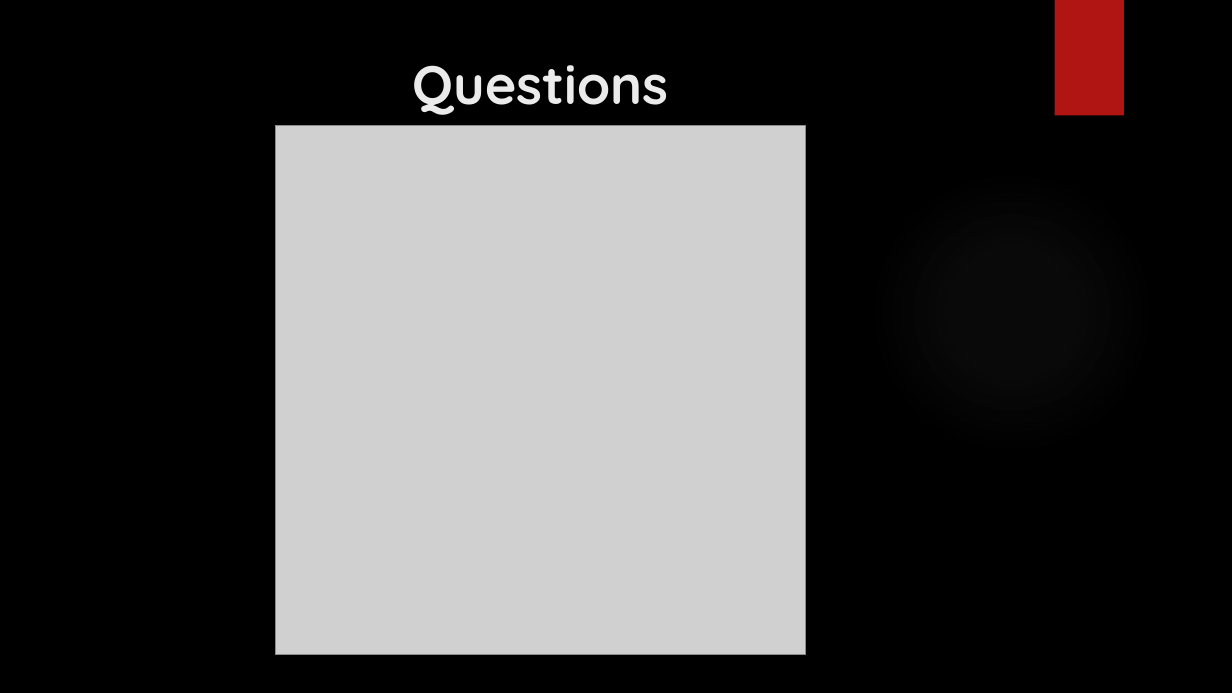
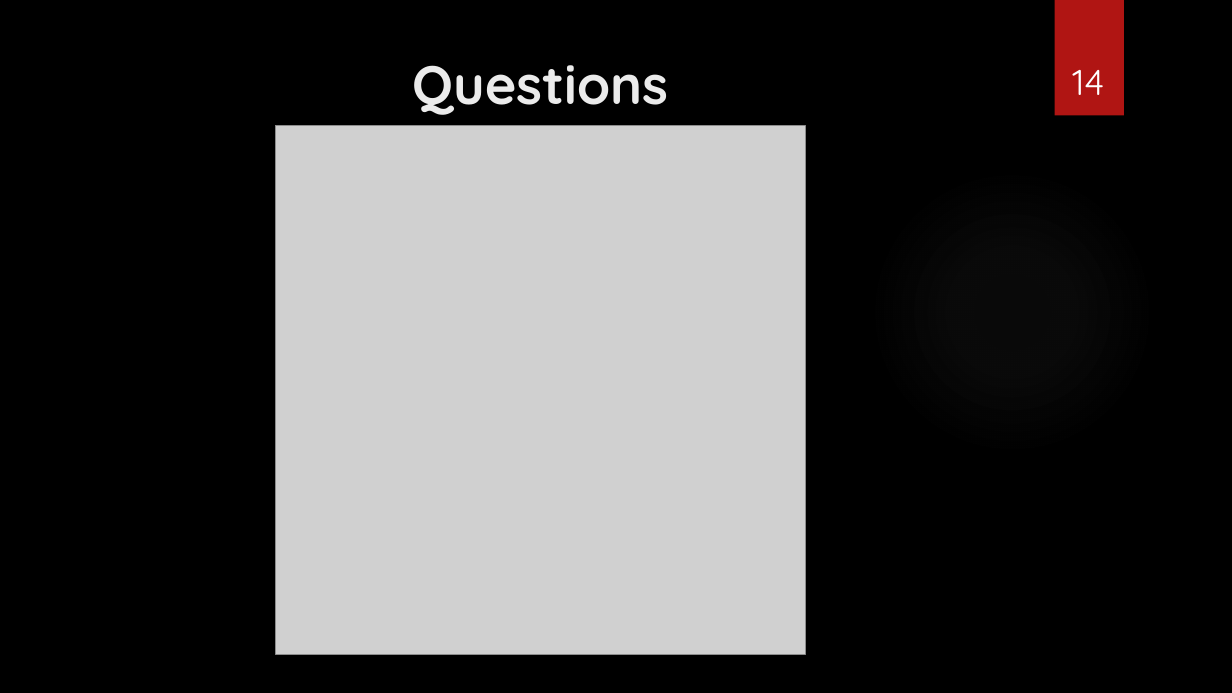
Before and after one commit to CNAM-MPIR/210_Project, a slide deck: slide 14 of Project/MPI_NPE_Presentation NFE210.pptx. Drawn at 1232x693 pixels with LibreOffice and Linux fonts; fonts in the diff are those of the drawing; grey boxes stand for pictures; background and template pictures are left out. Boxes give left, top, right and bottom in pixels: in the first picture for what was removed or moved away, otherwise in the second. Text is boxed around its words. In the diff, an @@ line names an element or a change of style, - is before the commit and + after.

```diff
--- a/Project/MPI_NPE_Presentation NFE210.pptx
+++ b/Project/MPI_NPE_Presentation NFE210.pptx
@@ page number added at (1072, 70, 1104, 95), 28 pt, text #FFFFFF @@
+14
```
Also in this commit, not shown: 12 other slides changed.
